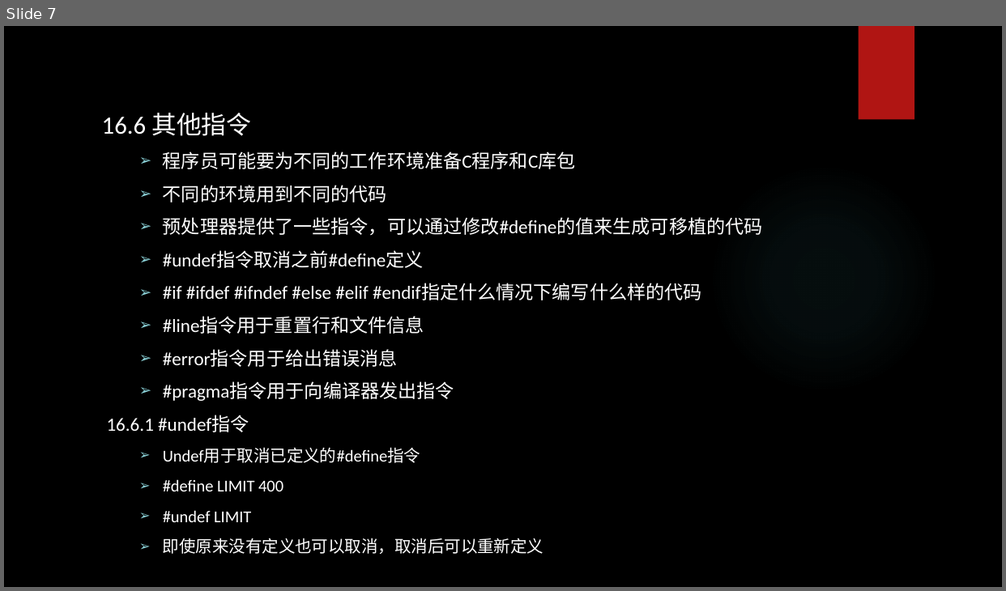
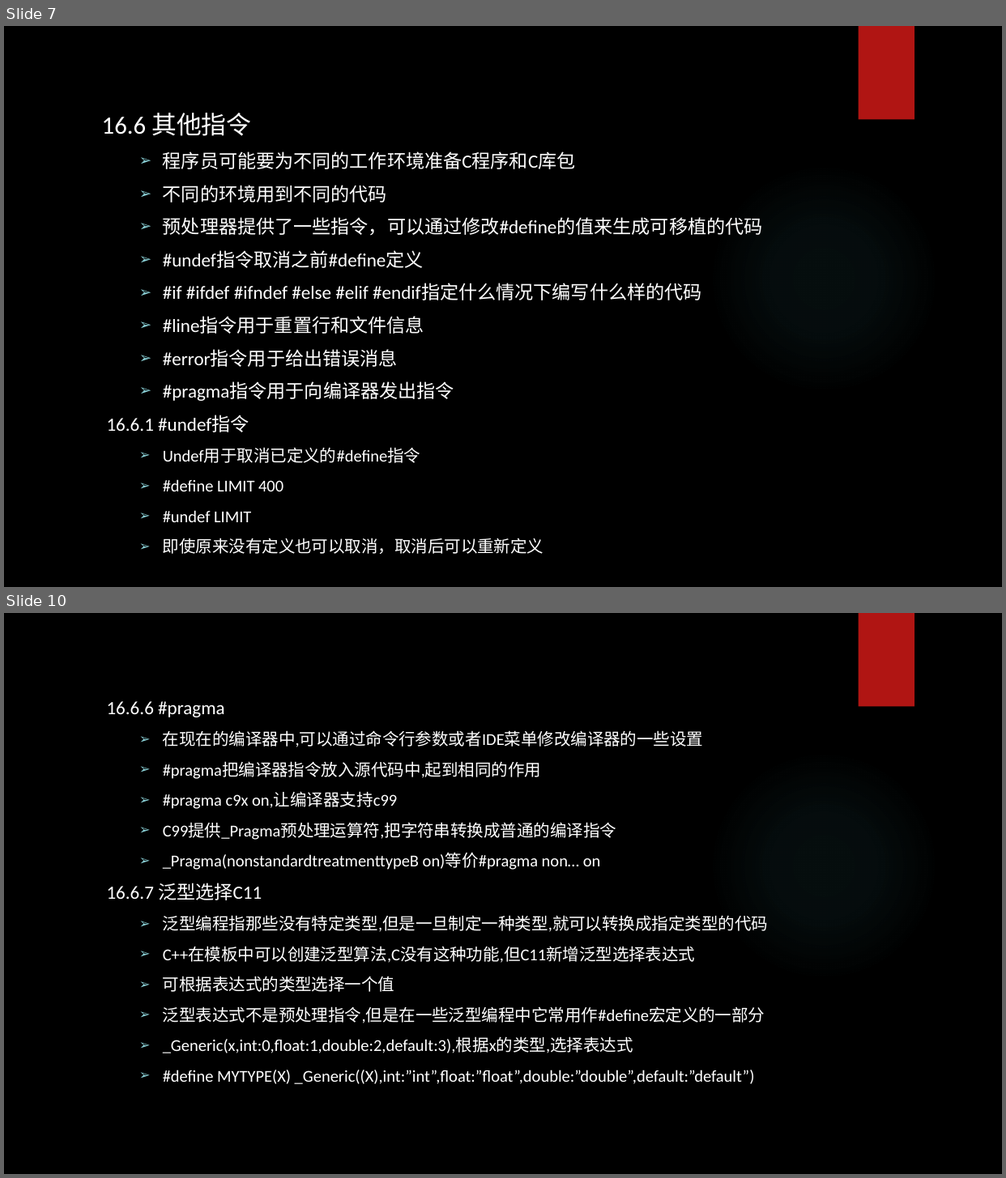
Before and after one commit to tsyin/c_ppt-code, a slide deck: PPT/16 C预处理器和C库.pptx. Shown one above the other, each under a label of ours: slide 7 before the commit, slides 7 and 10 after it; the slides between them are not shown. The pictures are 1006x591 and 1006x1178 pixels, drawn with LibreOffice and Linux fonts; fonts in the diff are those of the drawing; background and template pictures are left out. Boxes give left, top, right and bottom in pixels: in the first picture for what was removed or moved away, otherwise in the second. Text is boxed around its words. In the diff, an @@ line names an element or a change of style, - is before the commit and + after.

```diff
--- a/PPT/16 C预处理器和C库.pptx
+++ b/PPT/16 C预处理器和C库.pptx
@@ slide 10 added at box(4, 613, 1002, 1174), background picture (left out); not listed: 2 template elements that a slide beside it also shows @@
@@ text added at box(107, 701, 768, 1084), 16 pt, text #FFFFFF @@
+16.6.6 #pragma
+  ➢ 在现在的编译器中,可以通过命令行参数或者IDE菜单修改编译器的一些设置
+  ➢ #pragma把编译器指令放入源代码中,起到相同的作用
+  ➢ #pragma c9x on,让编译器支持c99
+  ➢ C99提供_Pragma预处理运算符,把字符串转换成普通的编译指令
+  ➢ _Pragma(nonstandardtreatmenttypeB on)等价#pragma non… on
+16.6.7 泛型选择C11
+  ➢ 泛型编程指那些没有特定类型,但是一旦制定一种类型,就可以转换成指定类型的代码
+  ➢ C++在模板中可以创建泛型算法,C没有这种功能,但C11新增泛型选择表达式
+  ➢ 可根据表达式的类型选择一个值
+  ➢ 泛型表达式不是预处理指令,但是在一些泛型编程中它常用作#define宏定义的一部分
+  ➢ _Generic(x,int:0,float:1,double:2,default:3),根据x的类型,选择表达式
+  ➢ #define MYTYPE(X) _Generic((X),int:”int”,float:”float”,double:”double”,default:”default”)
```
Also in this commit, not shown: 1 slide changed, 9 other slides added, 2 other files.
